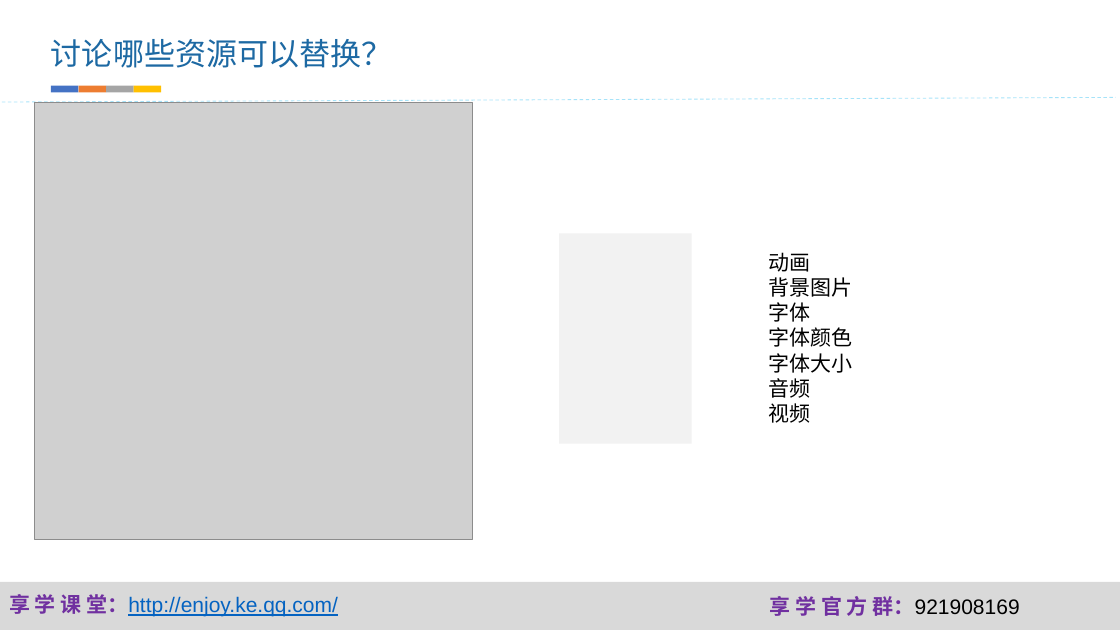
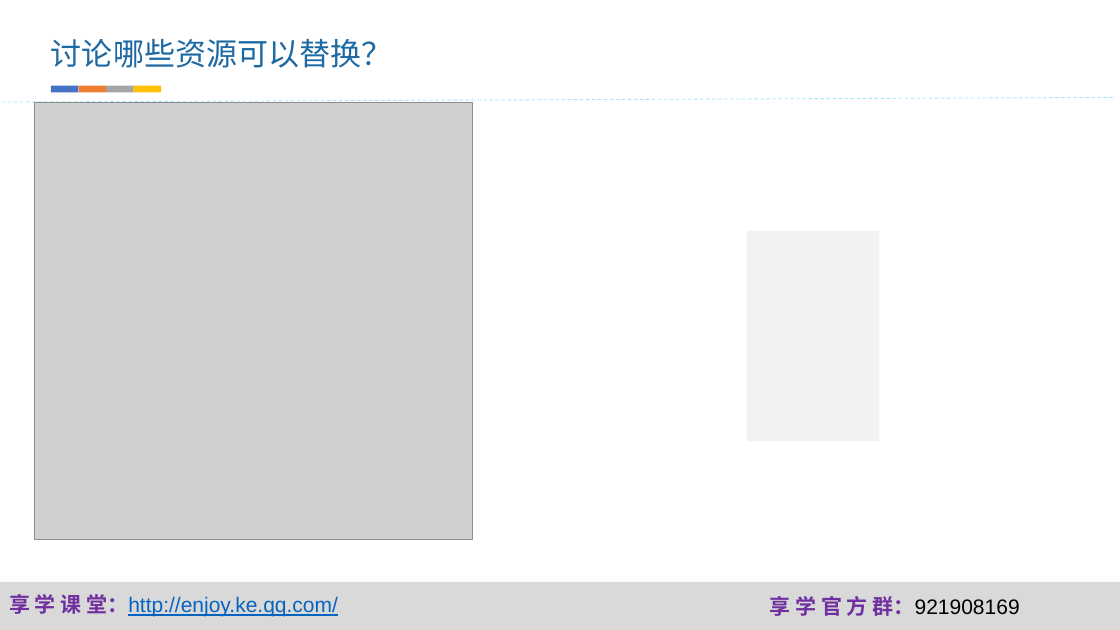
Before and after one commit to fanzhangvip/xiangxue, a slide deck: slide 6 of pre/跟着源码学换肤.pptx. Drawn at 1120x630 pixels with LibreOffice and Linux fonts; fonts in the diff are those of the drawing; grey boxes stand for pictures; background and template pictures are left out. Boxes give left, top, right and bottom in pixels: in the first picture for what was removed or moved away, otherwise in the second. Text is boxed around its words. In the diff, an @@ line names an element or a change of style, - is before the commit and + after.

```diff
--- a/pre/跟着源码学换肤.pptx
+++ b/pre/跟着源码学换肤.pptx
@@ rectangle: place and size @@
-rectangle at <box>560,234,692,444</box>
+rectangle at <box>747,231,880,441</box>
@@ text removed at <box>768,252,852,423</box> @@
-动画
-背景图片
-字体
-字体颜色
-字体大小
-音频
-视频
```
Also in this commit, not shown: 5 other slides changed, 6 slides added, 17 other files.
